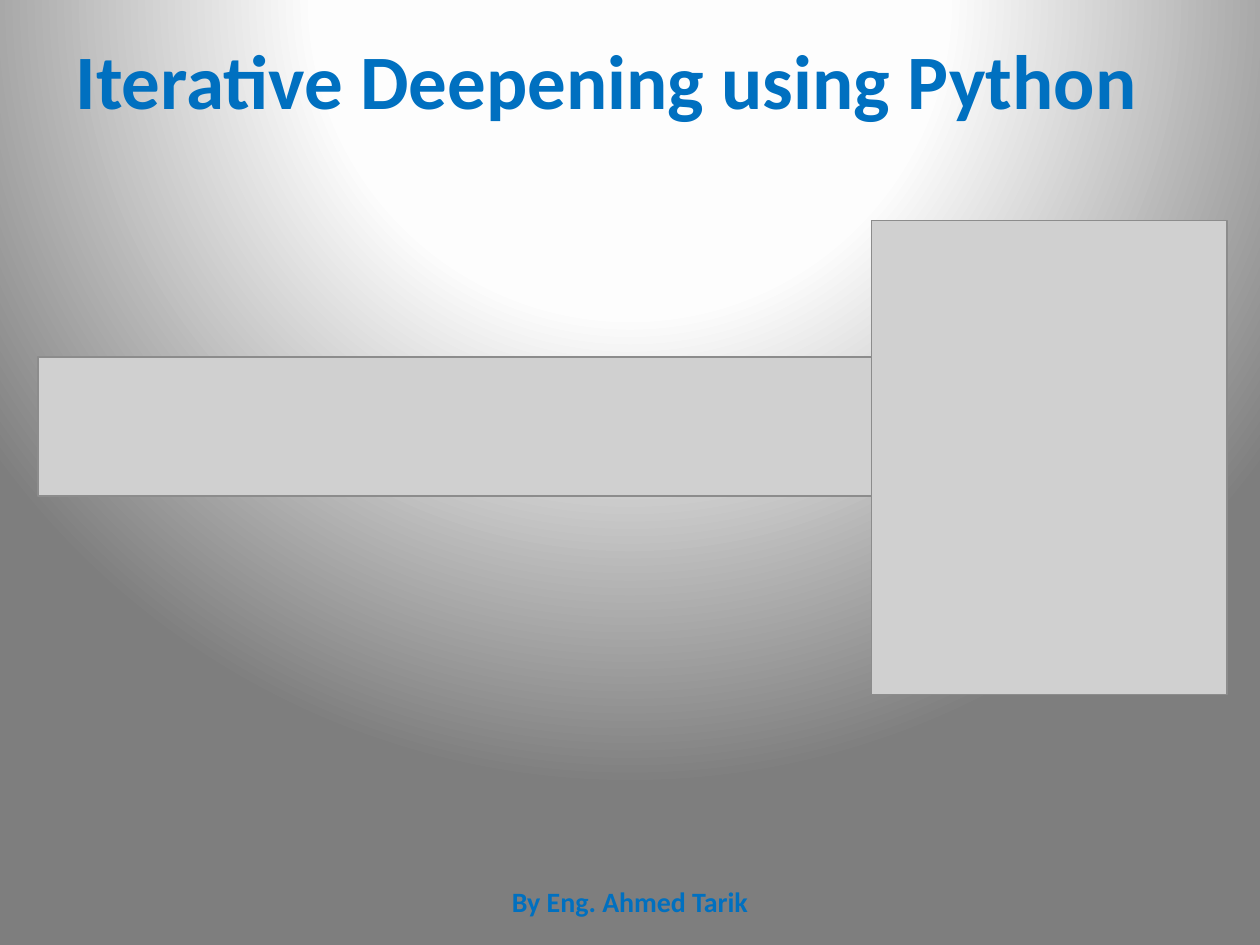
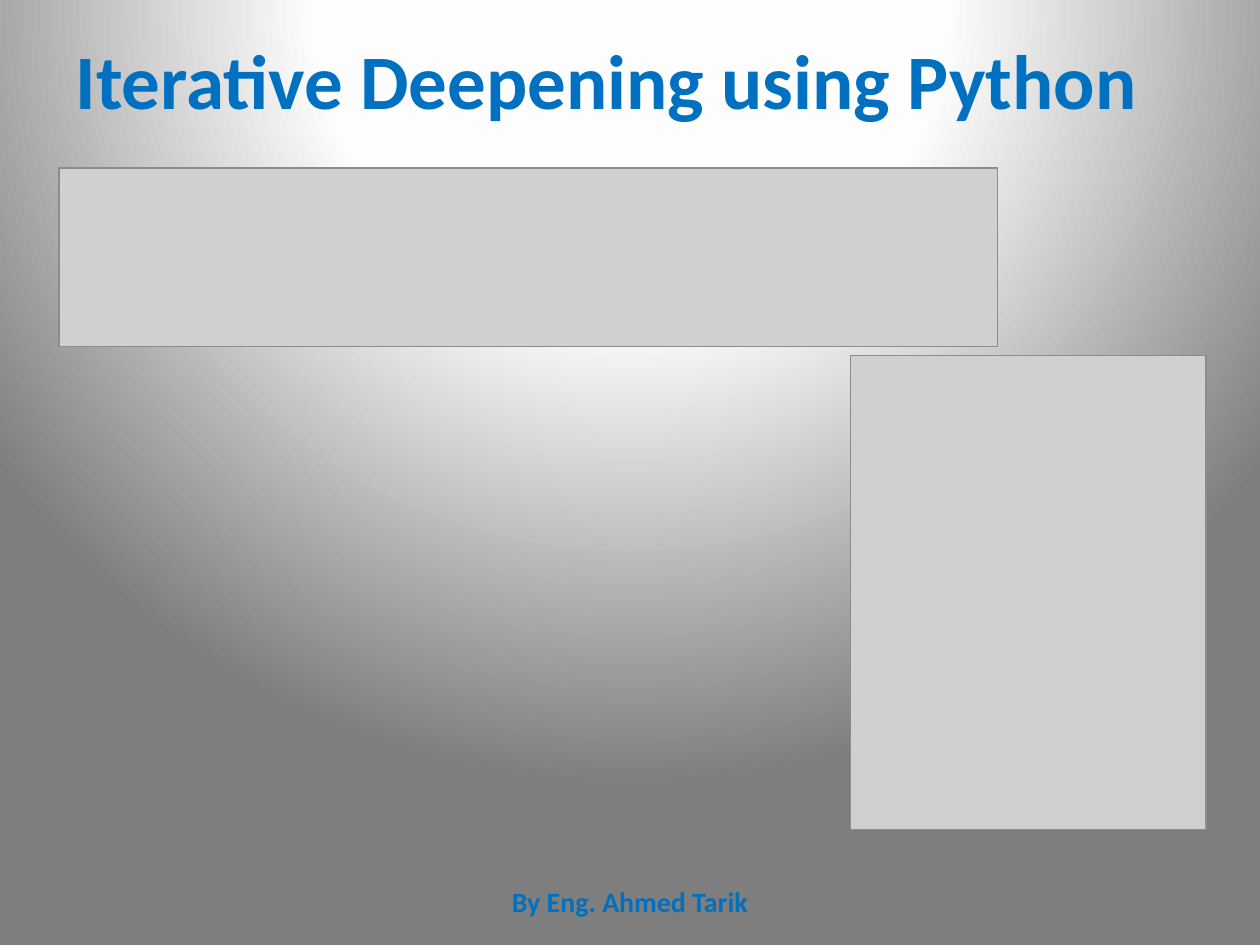
Before and after one commit to CharaD7/AI-class-1, a slide deck: slide 26 of Search I.pptx. Drawn at 1260x945 pixels with LibreOffice and Linux fonts; fonts in the diff are those of the drawing; grey boxes stand for pictures. Boxes give left, top, right and bottom in pixels: in the first picture for what was removed or moved away, otherwise in the second. Text is boxed around its words. In the diff, an @@ line names an element or a change of style, - is before the commit and + after.

```diff
--- a/Search I.pptx
+++ b/Search I.pptx
@@ picture added at box(59, 168, 998, 346) @@
@@ picture removed at box(38, 357, 914, 495) @@
@@ picture: place and size @@
-picture at box(872, 220, 1227, 694)
+picture at box(850, 355, 1206, 829)
```
Also in this commit, not shown: 7 other slides changed, 1 other file.
